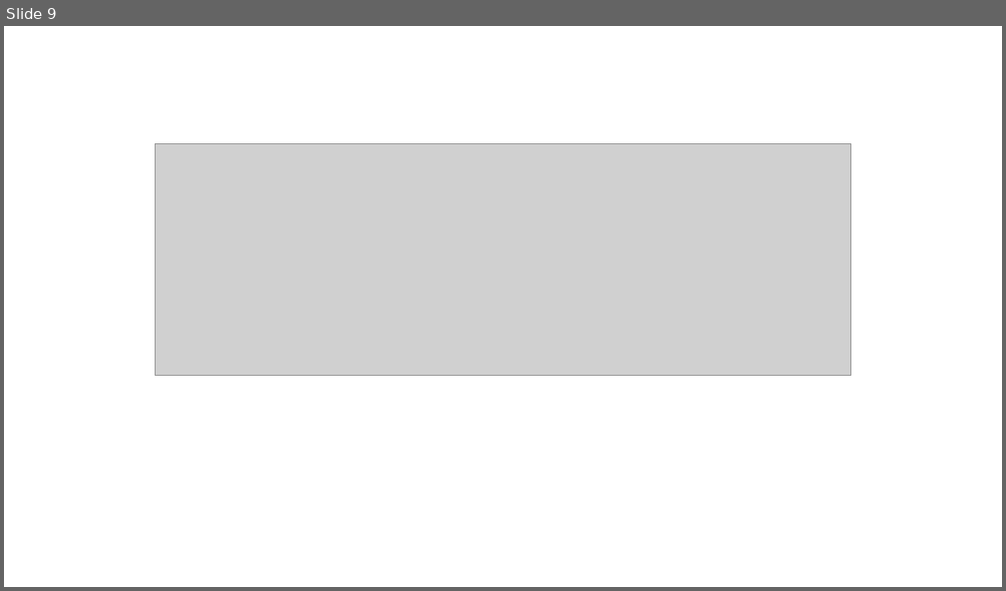
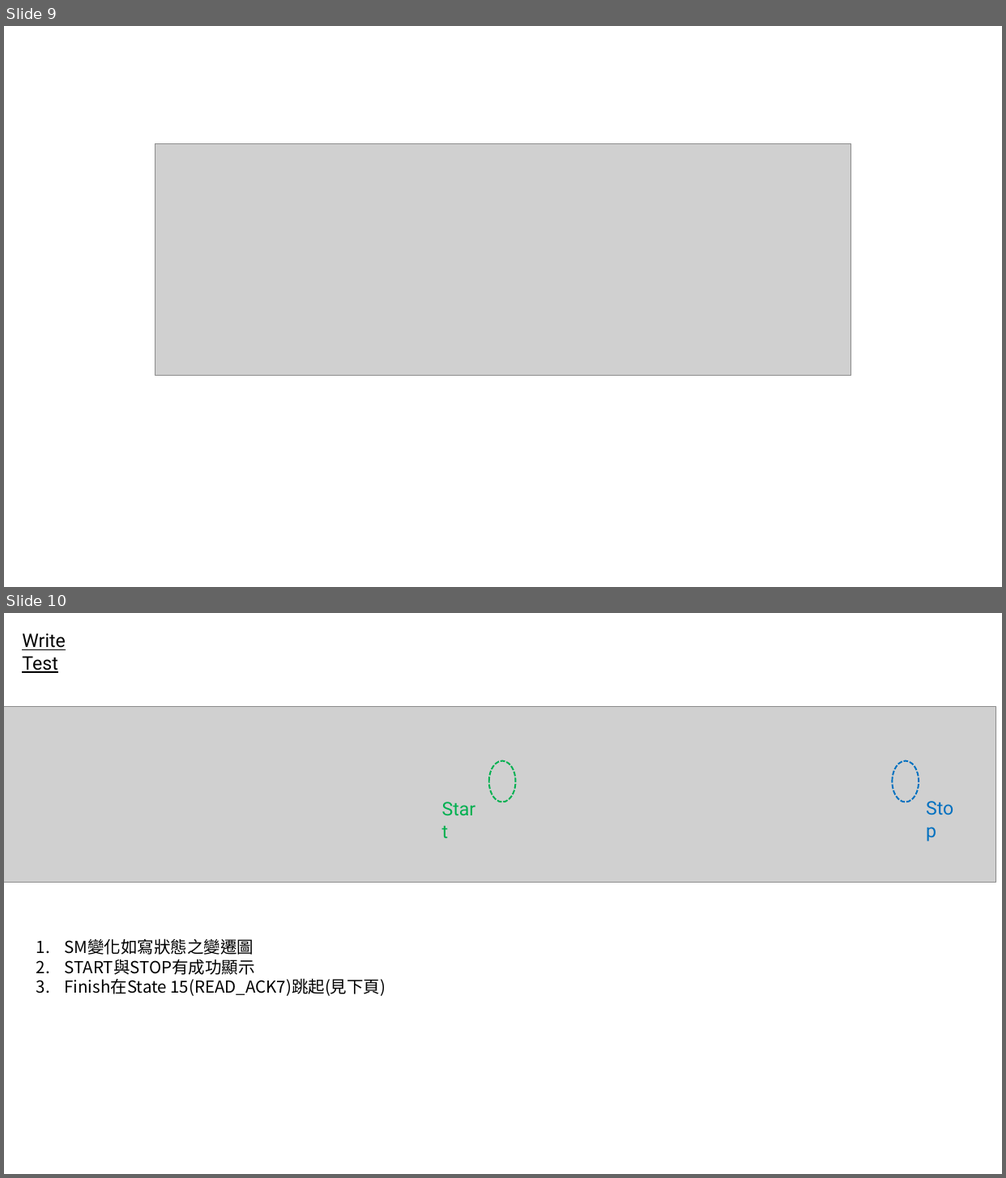
Before and after one commit to adamShiau/adamShiau_FPGA, a slide deck: intel_IP/IRIS/HW_IP/Interface/I2C/I2C_EEPROM.pptx. Shown one above the other, each under a label of ours: slide 9 before the commit, slides 9 and 10 after it. The pictures are 1006x591 and 1006x1178 pixels, drawn with LibreOffice and Linux fonts; fonts in the diff are those of the drawing; grey boxes stand for pictures. Boxes give left, top, right and bottom in pixels: in the first picture for what was removed or moved away, otherwise in the second. Text is boxed around its words. In the diff, an @@ line names an element or a change of style, - is before the commit and + after.

```diff
--- a/intel_IP/IRIS/HW_IP/Interface/I2C/I2C_EEPROM.pptx
+++ b/intel_IP/IRIS/HW_IP/Interface/I2C/I2C_EEPROM.pptx
@@ slide 10 added at bbox=[4, 613, 1002, 1174], background #FFFFFF @@
@@ text added at bbox=[22, 633, 65, 673], 18 pt, text #000000, underline @@
+Write Test
@@ picture added at bbox=[4, 707, 996, 882] @@
@@ ellipse added at bbox=[489, 761, 515, 803], outline #00B050 1.5 pt dashed @@
@@ ellipse added at bbox=[893, 761, 918, 803], outline #0070C0 1.5 pt dashed @@
@@ text added at bbox=[434, 794, 489, 824], 18 pt, text #00B050 @@
+Start
@@ text added at bbox=[918, 793, 972, 823], 18 pt, text #0070C0 @@
+Stop
@@ text added at bbox=[65, 939, 386, 996], 16 pt, text #000000 @@
+1. SM變化如寫狀態之變遷圖
+2. START與STOP有成功顯示
+3. Finish在State 15(READ_ACK7)跳起(見下頁)
```
Also in this commit, not shown: 1 slide changed, 3 other slides added, 4 slides removed.
